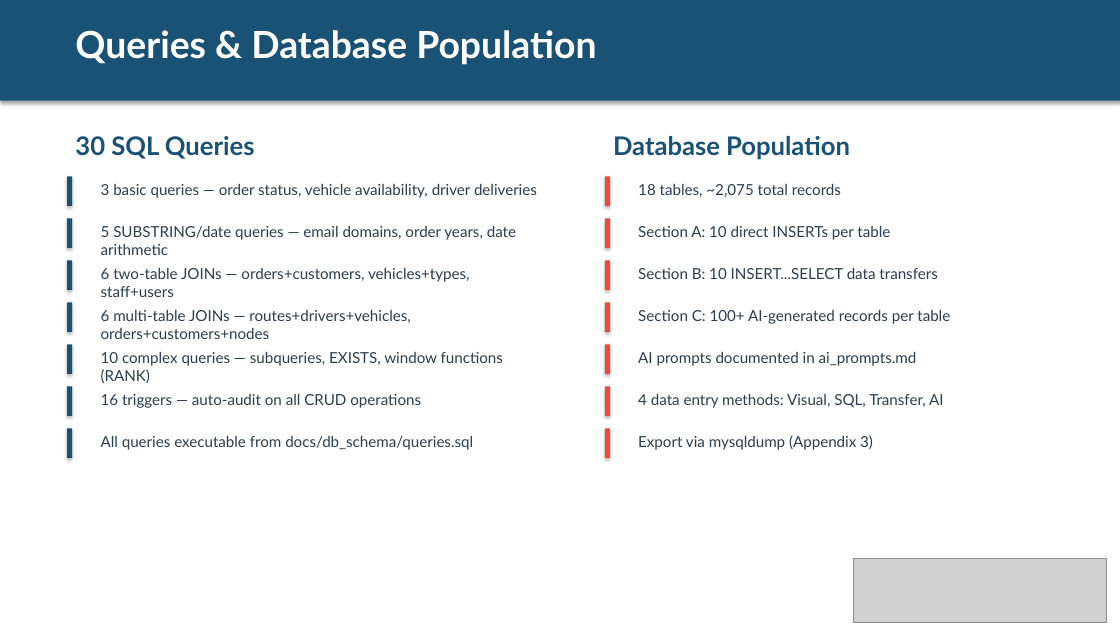
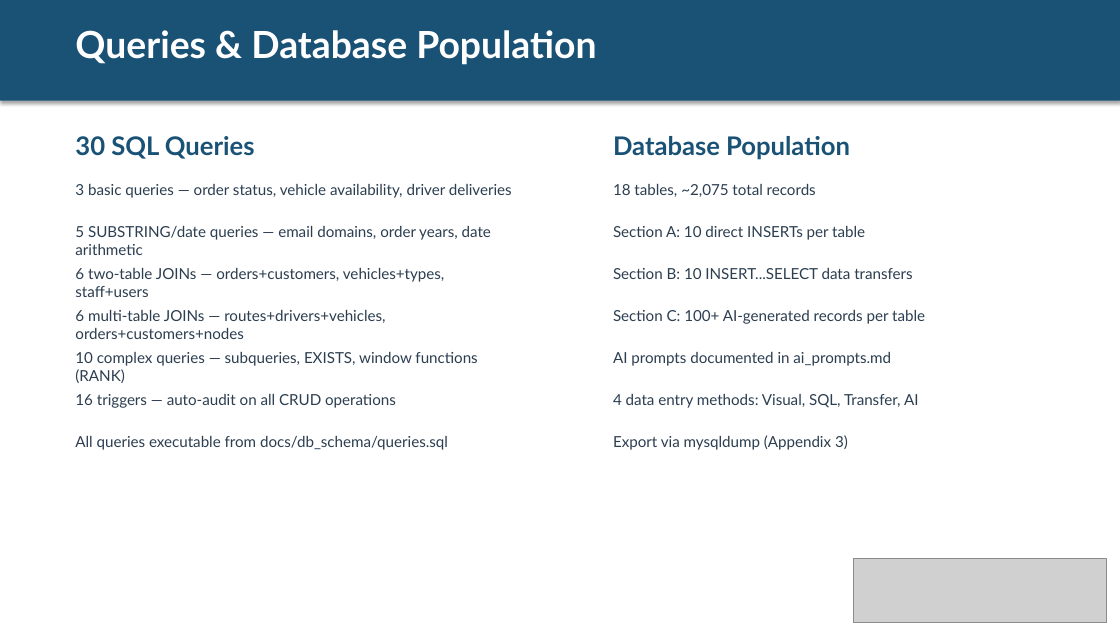
Before and after one commit to AvalonR/DatabasePractice, a slide deck: slide 8 of docs/Presentation.pptx. Drawn at 1120x630 pixels with LibreOffice and Linux fonts; fonts in the diff are those of the drawing; grey boxes stand for pictures. Boxes give left, top, right and bottom in pixels: in the first picture for what was removed or moved away, otherwise in the second. Text is boxed around its words. In the diff, an @@ line names an element or a change of style, - is before the commit and + after.

```diff
--- a/docs/Presentation.pptx
+++ b/docs/Presentation.pptx
@@ rectangle removed at <box>67,176,72,206</box> @@
@@ rectangle removed at <box>605,176,610,206</box> @@
@@ rectangle removed at <box>67,218,72,248</box> @@
@@ rectangle removed at <box>605,218,610,248</box> @@
@@ rectangle removed at <box>67,260,72,290</box> @@
@@ rectangle removed at <box>605,260,610,290</box> @@
@@ rectangle removed at <box>67,302,72,332</box> @@
@@ 14 texts: place and size @@
-14 texts at <box>101,184,950,450</box>
+14 texts at <box>75,184,925,450</box>
@@ rectangle removed at <box>605,302,610,332</box> @@
@@ rectangle removed at <box>67,344,72,374</box> @@
@@ rectangle removed at <box>605,344,610,374</box> @@
@@ rectangle removed at <box>67,386,72,416</box> @@
@@ rectangle removed at <box>605,386,610,416</box> @@
@@ rectangle removed at <box>67,429,72,458</box> @@
@@ rectangle removed at <box>605,429,610,458</box> @@
```
Also in this commit, not shown: 6 other slides changed, 10 other files.
